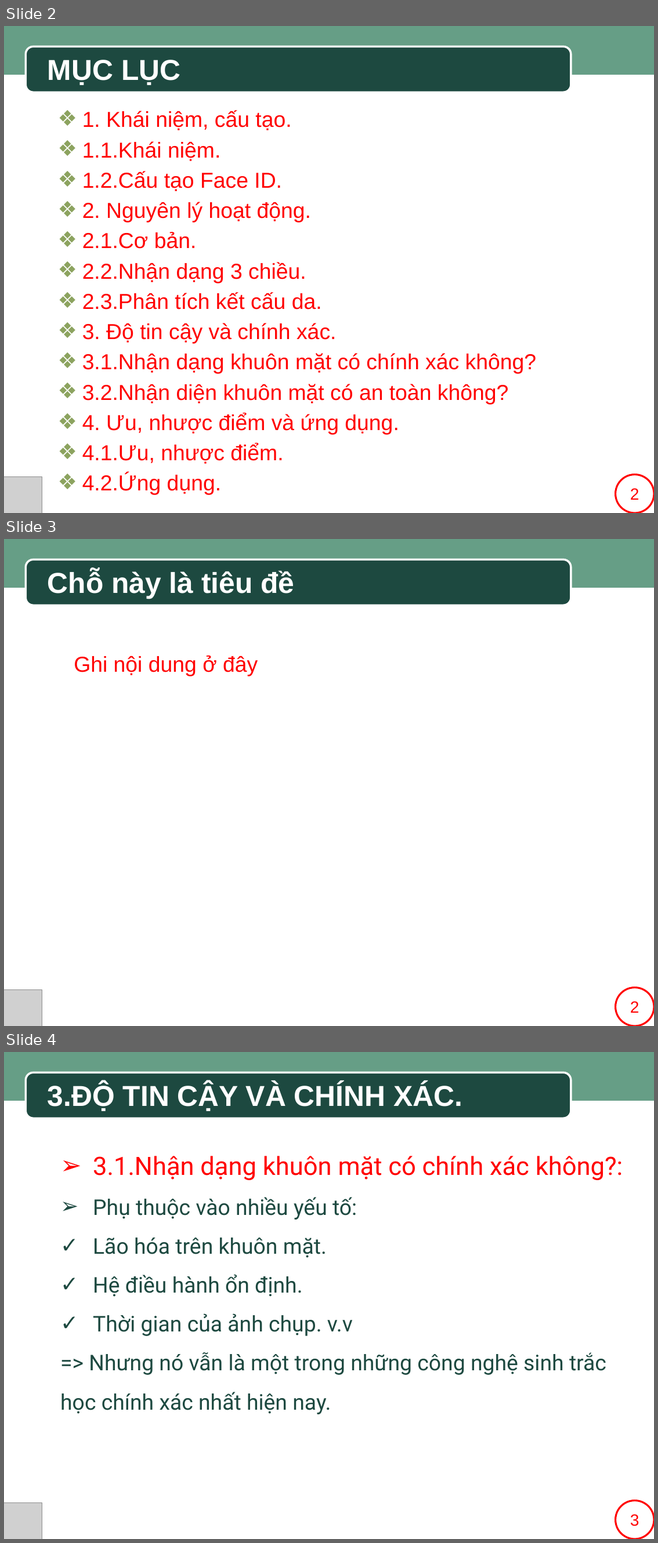
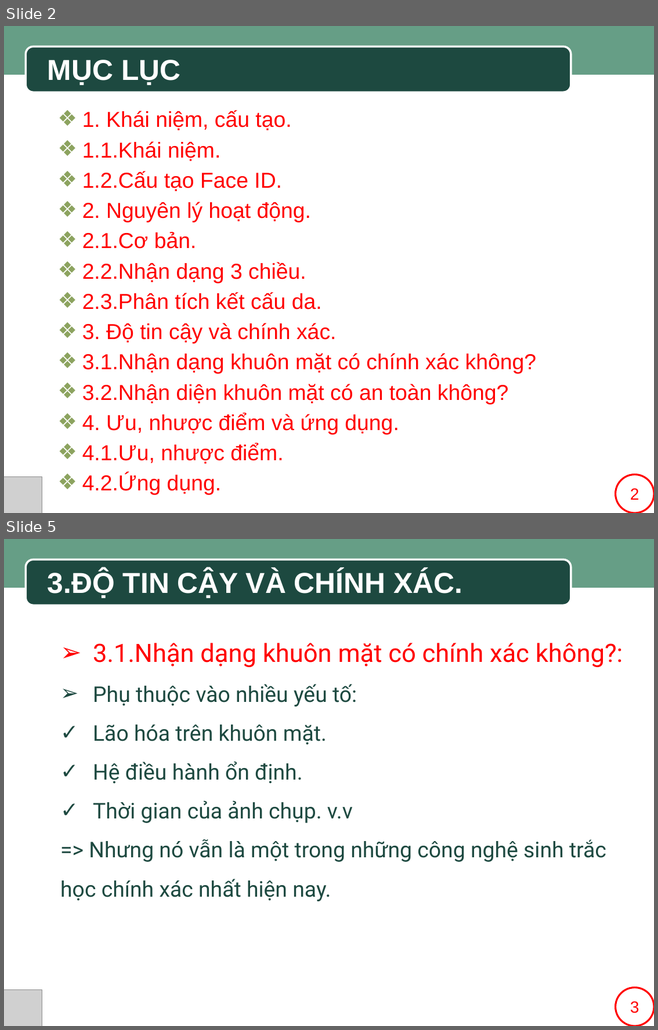
Before and after one commit to SaintLaurentxTran/hutech-23dthd4-nhom7, a slide deck: BÀI THUYẾT TRÌNH MẪU.pptx. Shown one above the other, each under a label of ours: slides 2, 3 and 4 before the commit, slides 2 and 5 after it; the slides between them are not shown. The pictures are 658x1543 and 658x1030 pixels, drawn with LibreOffice and Linux fonts; fonts in the diff are those of the drawing; grey boxes stand for pictures; background and template pictures are left out. Boxes give left, top, right and bottom in pixels: in the first picture for what was removed or moved away, otherwise in the second. Text is boxed around its words. In the diff, an @@ line names an element or a change of style, - is before the commit and + after.

```diff
--- a/BÀI THUYẾT TRÌNH MẪU.pptx
+++ b/BÀI THUYẾT TRÌNH MẪU.pptx
@@ slide 3 removed at (4, 539, 654, 1026), background #FFFFFF; not listed: 2 template elements that a slide beside it also shows @@
@@ text removed at (48, 570, 295, 599) @@
-Chỗ này là tiêu đề
@@ text removed at (74, 655, 257, 676) @@
-Ghi nội dung ở đây
@@ picture removed at (4, 990, 42, 1026) @@
@@ rectangle removed at (605, 990, 654, 1026) @@
@@ ellipse removed at (615, 988, 654, 1026) @@
-2
@@ what was slide 4 is now slide 5 @@
```
Also in this commit, not shown: 2 slides added.
